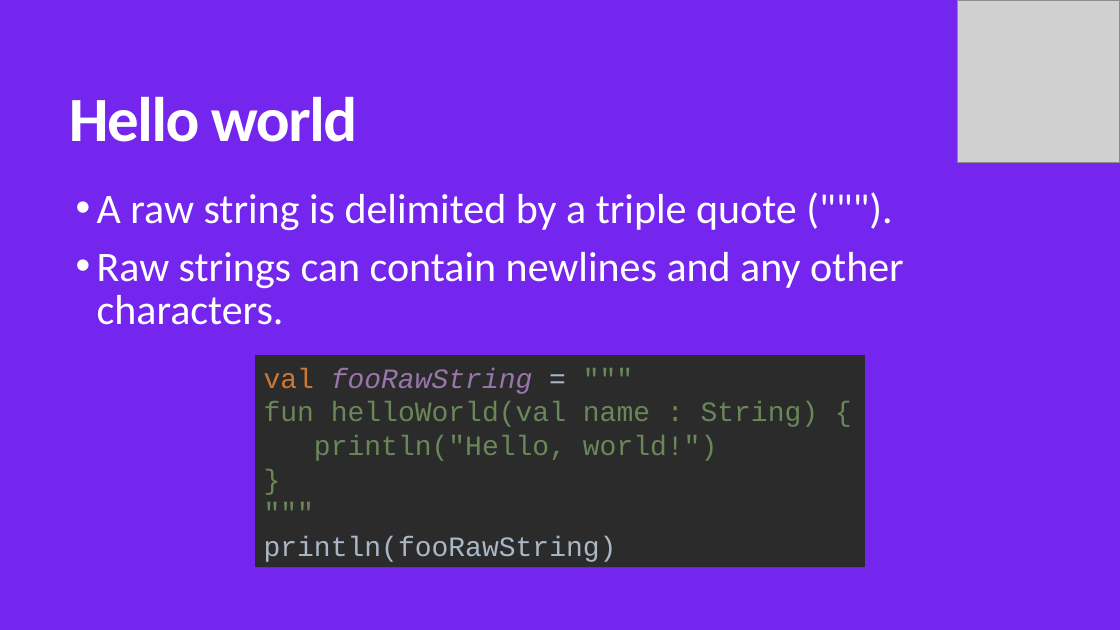
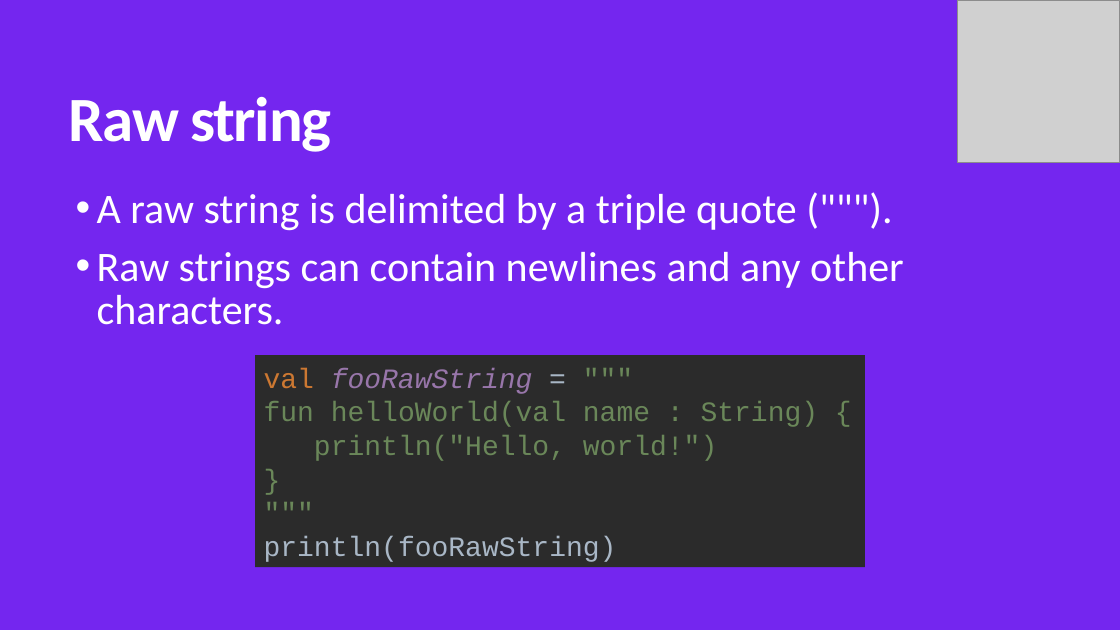
Before and after one commit to MohamedWael/Kotlin-crash-course, a slide deck: slide 26 of kotlin_intro.pptx (slide 24 before the commit). Drawn at 1120x630 pixels with LibreOffice and Linux fonts; fonts in the diff are those of the drawing; grey boxes stand for pictures. Boxes give left, top, right and bottom in pixels: in the first picture for what was removed or moved away, otherwise in the second. Text is boxed around its words. In the diff, an @@ line names an element or a change of style, - is before the commit and + after.

```diff
--- a/kotlin_intro.pptx
+++ b/kotlin_intro.pptx
@@ title at (69,97,332,152): text changed @@
-Hello world
+Raw string
```
Also in this commit, not shown: 15 other slides changed, 29 slides added, 1 slide removed, 1 other file.
